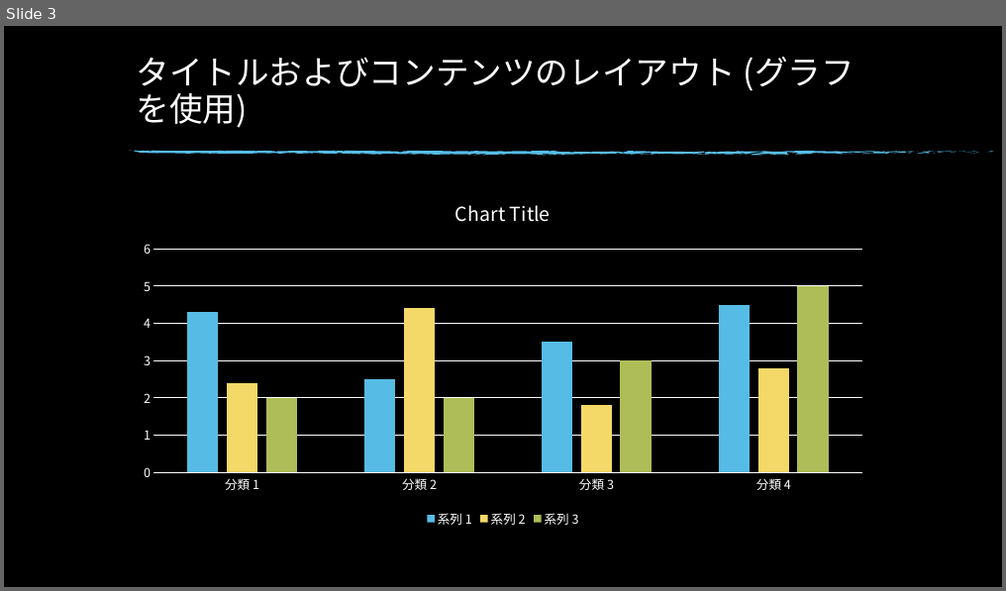
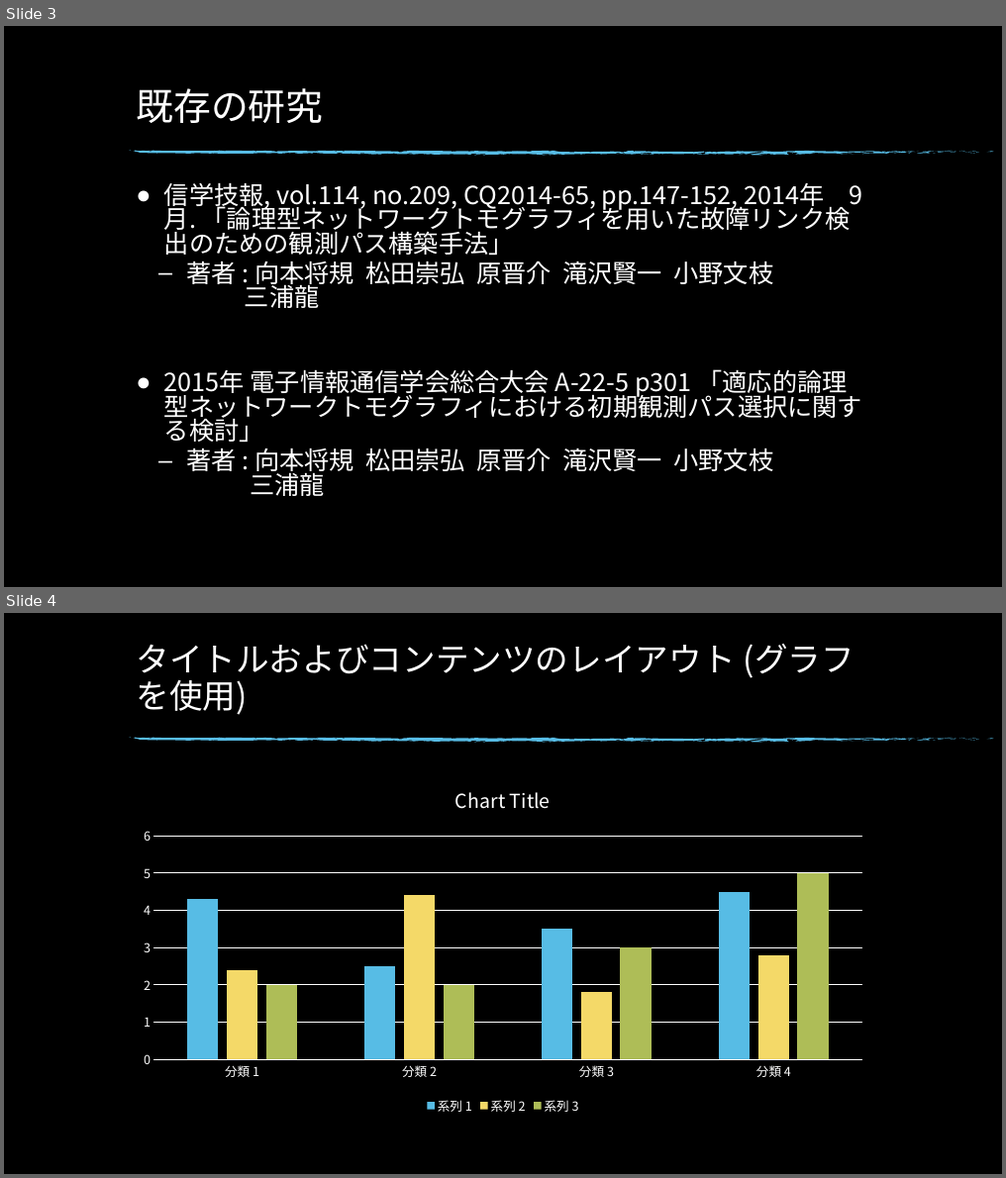
Before and after one commit to Ryo0021300/Monograph, a slide deck: Monograph/卒研発表.pptx. Shown one above the other, each under a label of ours: slide 3 before the commit, slides 3 and 4 after it. The pictures are 1006x591 and 1006x1178 pixels, drawn with LibreOffice and Linux fonts; fonts in the diff are those of the drawing; background and template pictures are left out. Boxes give left, top, right and bottom in pixels: in the first picture for what was removed or moved away, otherwise in the second. Text is boxed around its words. In the diff, an @@ line names an element or a change of style, - is before the commit and + after.

```diff
--- a/Monograph/卒研発表.pptx
+++ b/Monograph/卒研発表.pptx
@@ slide 3 added at [4, 26, 1002, 587], background picture (left out); not listed: 74 template elements that a slide beside it also shows @@
@@ title added at [136, 88, 323, 123], 36 pt, text #FFFFFF @@
+既存の研究
@@ text added at [164, 182, 862, 496], 24 pt, text #FFFFFF @@
+● 信学技報, vol.114, no.209, CQ2014-65, pp.147-152, 2014年 9月. 「論理型ネットワークトモグラフィを用いた故障リンク検出のための観測パス構築手法」
+  – 著者 : 向本将規 松田崇弘 原晋介 滝沢賢一 小野文枝 三浦龍
+● 2015年 電子情報通信学会総合大会 A-22-5 p301 「適応的論理型ネットワークトモグラフィにおける初期観測パス選択に関する検討」
+  – 著者 : 向本将規 松田崇弘 原晋介 滝沢賢一 小野文枝 三浦龍
@@ what was slide 3 is now slide 4 @@
```
Also in this commit, not shown: 1 slide changed, 3 other files.
